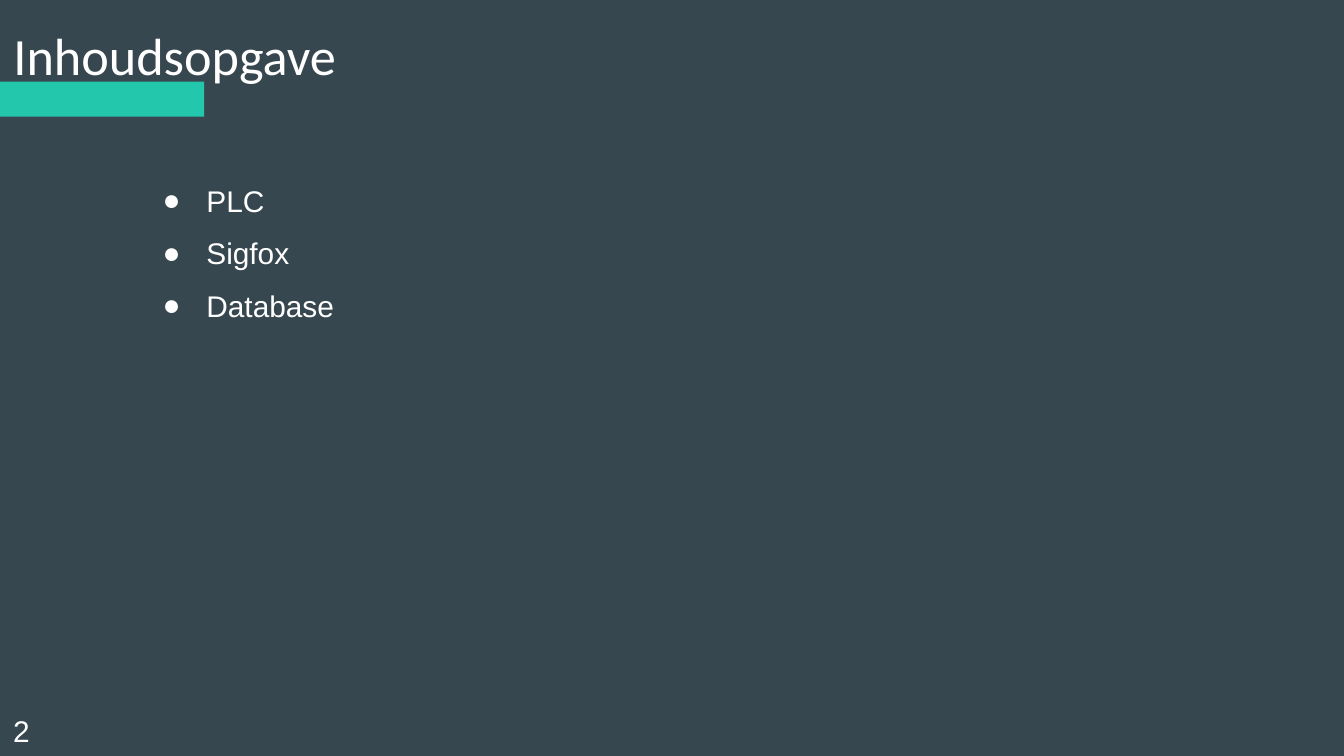
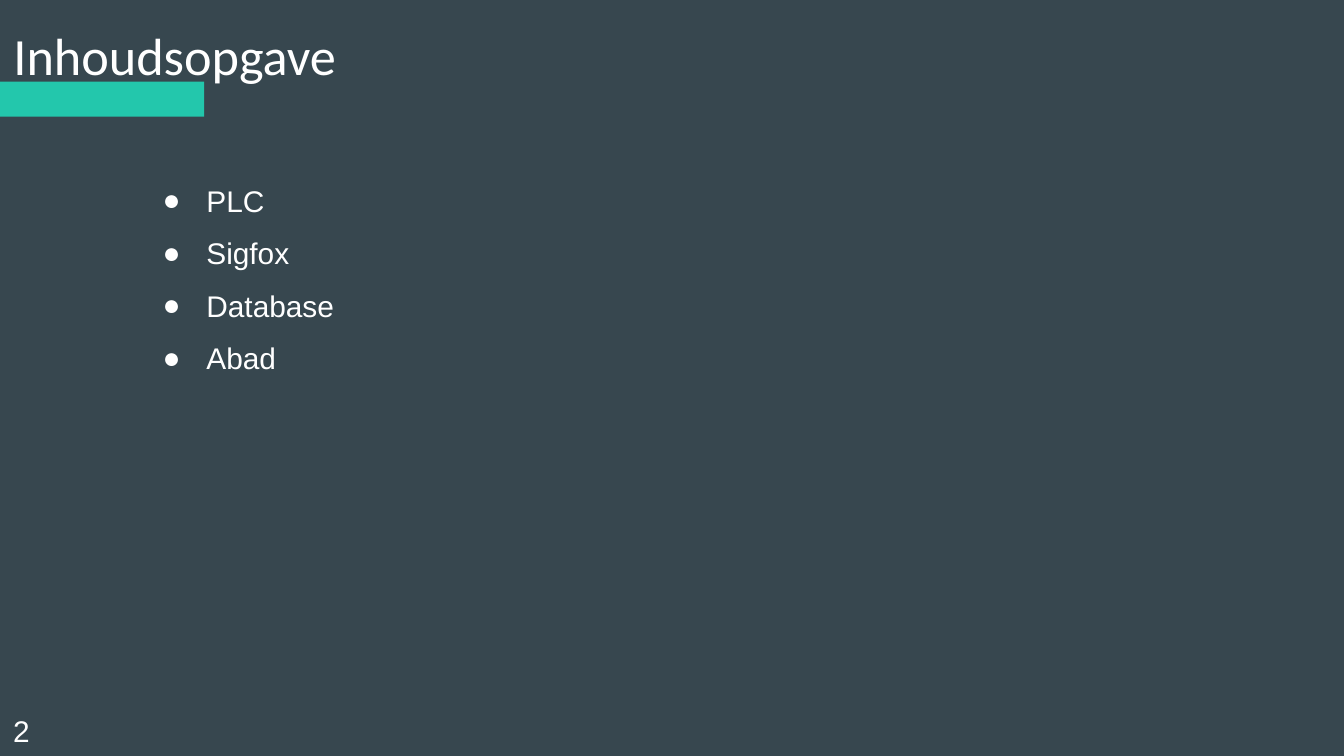
Before and after one commit to Koffiejoe/IA-EnOcean, a slide deck: slide 2 of Presentaties/3Wekelijkse PowerPoint/nieuweppt.pptx. Drawn at 1344x756 pixels with LibreOffice and Linux fonts; fonts in the diff are those of the drawing. Boxes give left, top, right and bottom in pixels: in the first picture for what was removed or moved away, otherwise in the second. Text is boxed around its words. In the diff, an @@ line names an element or a change of style, - is before the commit and + after.

```diff
--- a/Presentaties/3Wekelijkse PowerPoint/nieuweppt.pptx
+++ b/Presentaties/3Wekelijkse PowerPoint/nieuweppt.pptx
@@ subtitle at bbox=[206, 347, 276, 370]: paragraph added @@
+● Abad
```
Also in this commit, not shown: 4 other slides changed.
